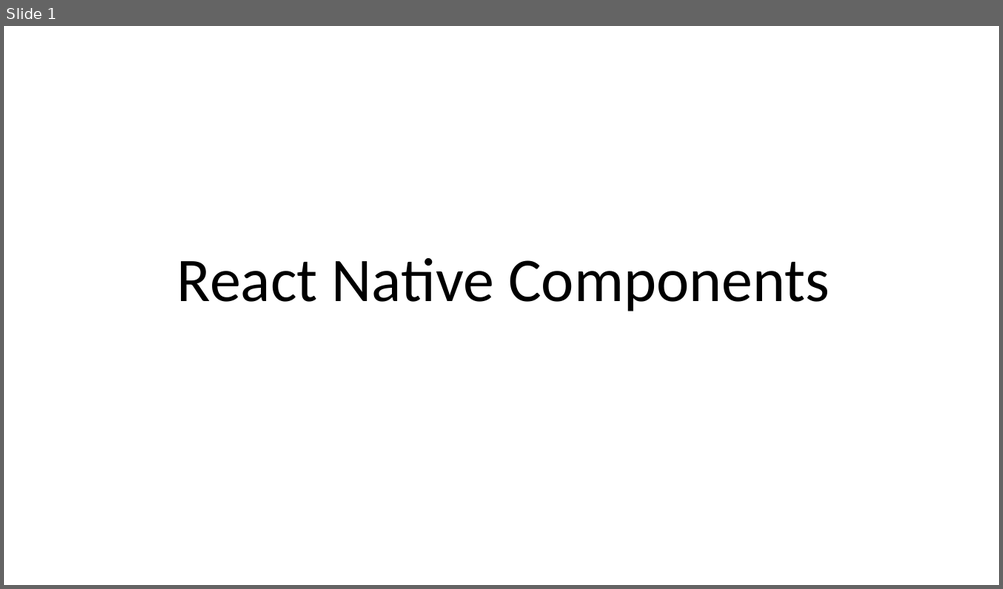
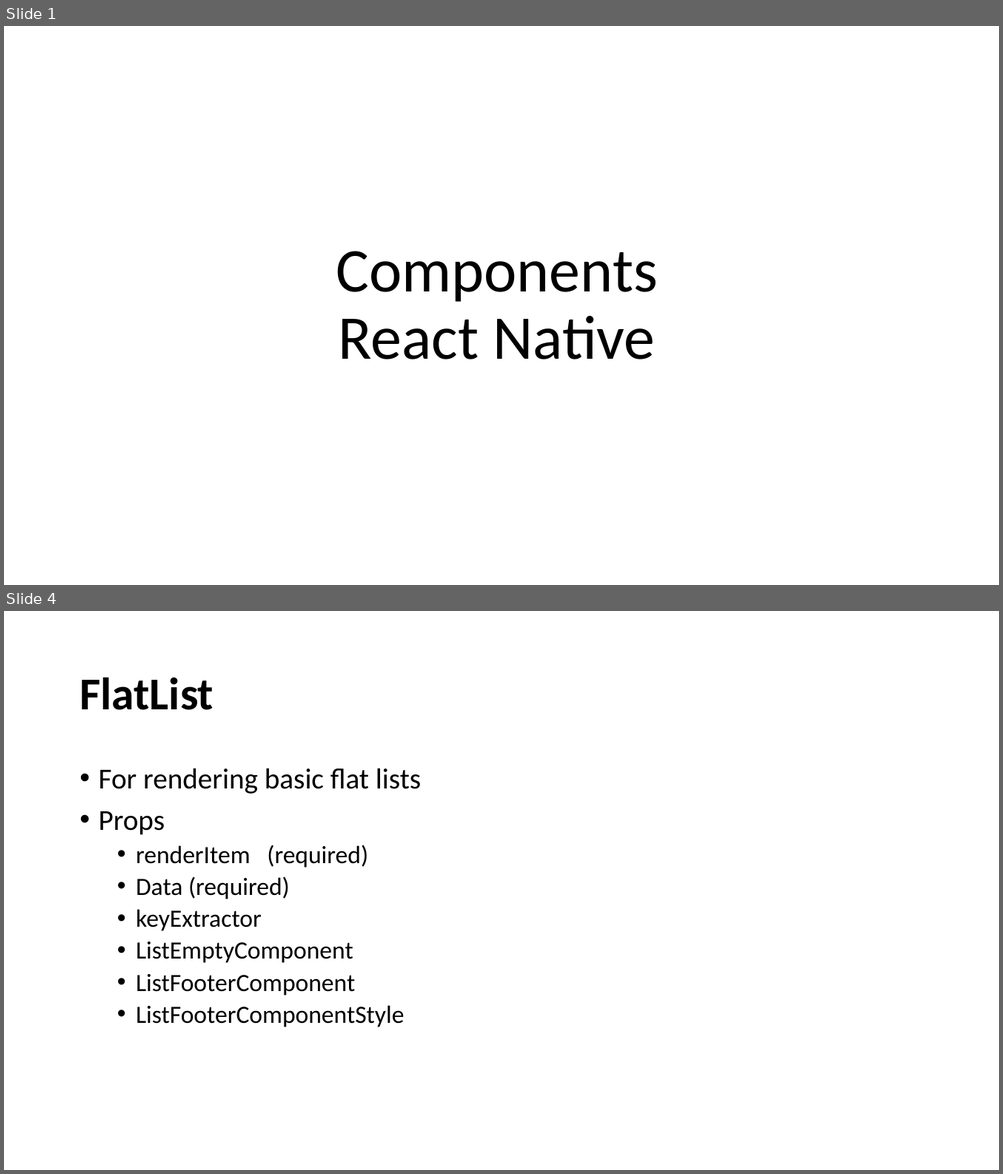
Before and after one commit to KamranCS/ReactNative-MAD-, a slide deck: Slides/Lecture06.pptx. Shown one above the other, each under a label of ours: slide 1 before the commit, slides 1 and 4 after it; the slides between them are not shown. The pictures are 1003x589 and 1003x1174 pixels, drawn with LibreOffice and Linux fonts; fonts in the diff are those of the drawing. Boxes give left, top, right and bottom in pixels: in the first picture for what was removed or moved away, otherwise in the second. Text is boxed around its words. In the diff, an @@ line names an element or a change of style, - is before the commit and + after.

```diff
--- a/Slides/Lecture06.pptx
+++ b/Slides/Lecture06.pptx
@@ slide 4 added at (x1=4, y1=611, x2=999, y2=1170), background #FFFFFF @@
@@ title added at (x1=79, y1=677, x2=213, y2=710), 44 pt, text #000000, bold @@
+FlatList
@@ text added at (x1=99, y1=768, x2=421, y2=1028), 24 pt, text #000000 @@
+• For rendering basic flat lists
+• Props
+  • renderItem (required)
+  • Data (required)
+  • keyExtractor
+  • ListEmptyComponent
+  • ListFooterComponent
+  • ListFooterComponentStyle
@@ slide 1 changed as well @@
@@ title at (x1=336, y1=251, x2=657, y2=360): text changed @@
-React Native Components
+Components
+React Native
```
Also in this commit, not shown: 1 other slide changed, 5 other slides added, 1 slide removed, 1 other file.
